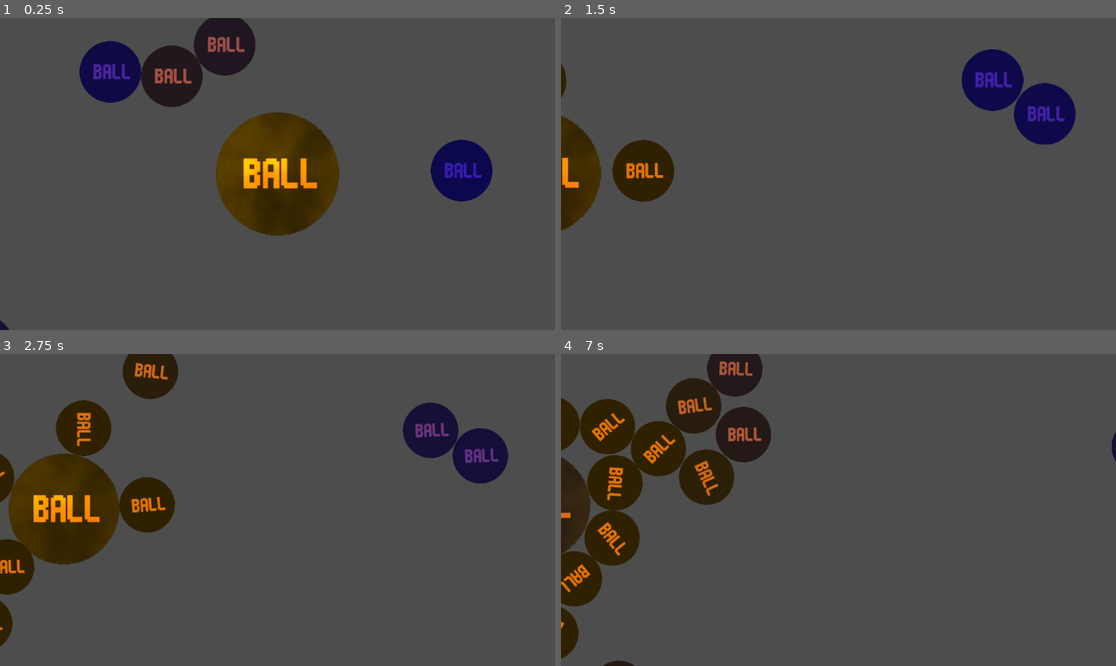
Above: before the commit, frames 1-4 (two rows, left to right).
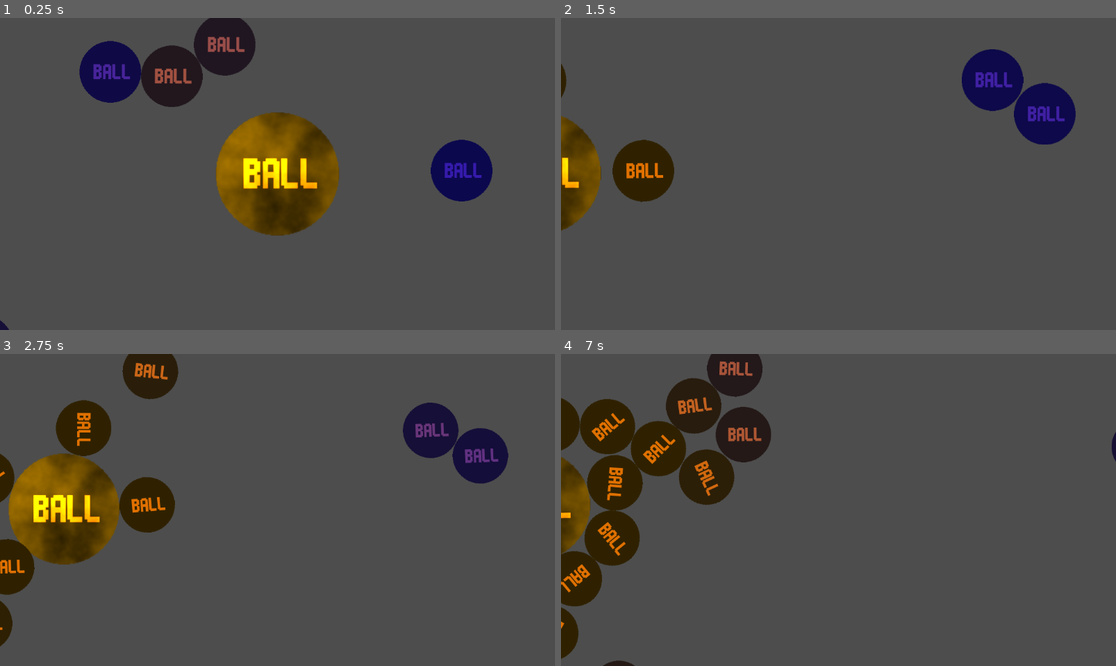
Above: after the commit, the same moments.

Repository: Serebr1k-code/cosmic-bodies-2d-simulator
Game: Godot game, scene res://main/main.tscn
The game is run twice, just before and just after one commit, with the same random seed, the same clock (stepped at 60 frames per second) and the same inputs.
Inputs (mouse positions are in pixels of both pictures, inside the frame that each line leads up to):
- Up to frame 1 (0.25 s): no input
- Up to frame 2 (1.5 s): tap Enter (ui_accept) at 0.5, 0.77 s; move the mouse to (960, 158) at 0.52 s; hold Right (right) from 0.53 s (still down); tap Mouse wheel down (scroll_down) at 0.6 s; move the mouse to (727, 189) at 1.27 s; tap Mouse wheel up (scroll_up) at 1.35 s
- Up to frame 3 (2.75 s): tap Enter (ui_accept) at 1.52 s; move the mouse to (333, 441) at 2.02 s; release Right (right) at 2.03 s; hold A (left) from 2.03 s (still down); tap Mouse wheel down (scroll_down) at 2.1 s
- Up to frame 4 (7 s): move the mouse to (810, 572) at 2.77 s; release A (left) at 2.78 s; hold Right (right) 2.78-4.28 s; tap Mouse wheel up (scroll_up) at 2.85, 4.35, 5.85 s; tap Enter (ui_accept) at 3.02, 3.77, 4.52, 6.02, 6.77 s; move the mouse to (1005, 556) at 3.52 s; tap Mouse wheel down (scroll_down) at 3.6, 5.1, 6.6 s; move the mouse to (672, 463) at 4.27 s; hold A (left) 4.28-5.03 s; move the mouse to (866, 510) at 5.02 s; hold Right (right) 5.03-5.78 s; move the mouse to (755, 432) at 5.77 s; hold A (left) from 5.78 s (still down); move the mouse to (960, 494) at 6.52 s

The runs differ from the first frame. In frame 1, 4.8% of the frame differs, in the area x 38-62%, y 30-70%; in frame 2, 1.3%; in frame 3, 4.3%; in frame 4, 1.1%.

Commit message:
timer for stars and some smart things

Diff:
--- a/main/main.gd
+++ b/main/main.gd
@@ -44,25 +44,34 @@
 	for body in thermal_bodies:
 		var total_energy_received = 0.0
 
-		# Энергия от звезд
-		for star in star_bodies:
-			if body == star:
-				continue
+		for body2 in thermal_bodies:
+			if body == body2:
+					continue
+			if body2 is Star_body:
+				var star_distance = body2.global_position.distance_to(body.global_position)
+				if star_distance < 1.0:
+					continue
 
-			var star_distance = star.global_position.distance_to(body.global_position)
-			if star_distance < 1.0:
-				continue
+				# Inverse square law for radiation
+				var received_power = body2.luminosity / (PI * star_distance * star_distance)
+				var absorbed_power = received_power * (1.0 - body.albedo) * delta
+				total_energy_received += absorbed_power
+			else:
+				var distance = max(body.position.distance_to(body2.position), 1.0)
 
-			# Inverse square law for radiation
-			var received_power = star.luminosity / (PI * star_distance * star_distance)
-			var absorbed_power = received_power * (1.0 - body.albedo) * delta
-			total_energy_received += absorbed_power
+				# Угловой коэффициент (упрощенно)
+				var area1 = PI * body.CollisionShape.shape.radius * body.CollisionShape.shape.radius
+				var area2 = PI * body2.CollisionShape.shape.radius * body2.CollisionShape.shape.radius
+				var view_factor = min(area1, area2) / (4.0 * PI * distance * distance)
+
+				# Теплообмен
+				var received_power = STEFAN_BOLTZMANN * body.emissivity * body2.emissivity * area1 * view_factor * (pow(body.temperature, 4) - pow(body2.temperature, 4)) * delta
+				var absorbed_power = received_power * (1.0 - body.albedo) * delta
+				total_energy_received += absorbed_power
 
 		var area = PI * body.CollisionShape.shape.radius * body.CollisionShape.shape.radius
-
 		# Energy lost to space
 		var energy_lost = STEFAN_BOLTZMANN * body.emissivity * area * pow(body.temperature, 4) * delta
-
 		# Net energy change
 		var net_energy = total_energy_received - energy_lost
 
@@ -71,7 +80,6 @@
 
 		# Update temperature
 		body.temperature += delta_temp
-		if delta_temp>0: print(delta_temp)
 
 		# Prevent absolute zero and INF
 		body.temperature = max(2.7, body.temperature)
--- a/star_body/star_body.gd
+++ b/star_body/star_body.gd
@@ -1,6 +1,8 @@
 extends Thermal_body
 
 class_name Star_body
+
+const life_time: float = 100000000000.0
 
 var luminosity: float = 3.827*10e13  # Power output
 var core_temperature: float = 5778.0  # Kelvin
@@ -9,9 +11,14 @@
 	temperature = 5778.0  # Солнечная температура
 	mass = 100000       # БОЛЬШАЯ масса
 	specific_heat = 100.0 # НИЗКАЯ теплоемкость (быстро реагируют)
-	emissivity = 1.0
+	emissivity = 0.0
 	albedo = 0.1
 	density = 1/1000*1.4
 
+	$Timer.start(mass/luminosity*life_time)
+
 func _process(delta: float) -> void:
-	$PointLight2D.energy = sqrt(temperature)/50
+	$PointLight2D.energy = sqrt(temperature)/30
+
+func _on_timer_timeout() -> void:
+	emissivity = 1.0
--- a/star_body/star_body.tscn
+++ b/star_body/star_body.tscn
@@ -42,4 +42,8 @@
 range_item_cull_mask = 2
 texture = SubResource("NoiseTexture2D_0wtf6")
 
+[node name="Timer" type="Timer" parent="."]
+one_shot = true
+
 [connection signal="apply_impulse" from="." to="." method="_on_apply_impulse"]
+[connection signal="timeout" from="Timer" to="." method="_on_timer_timeout"]
Not shown: 1 places in main/main.tscn that only renumber resources
